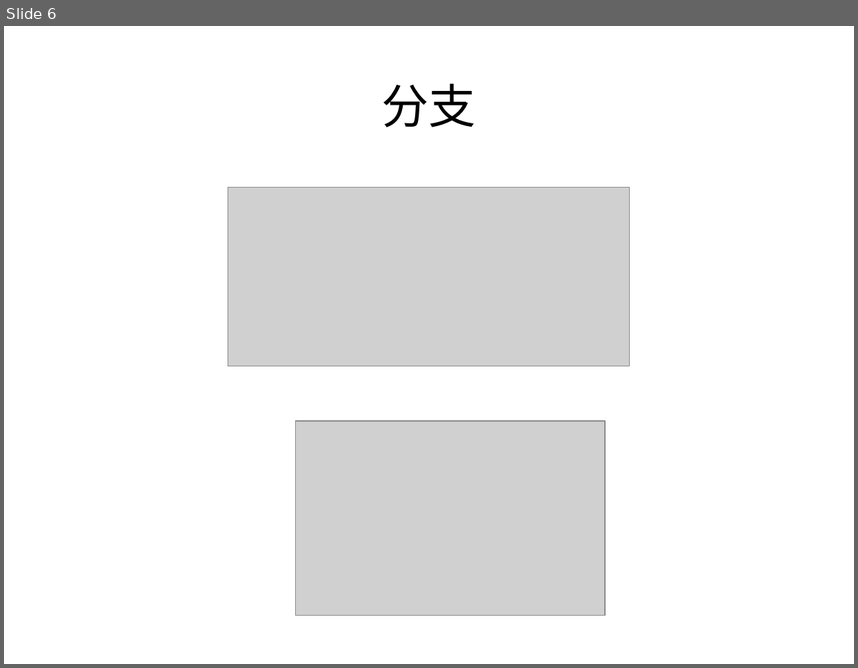
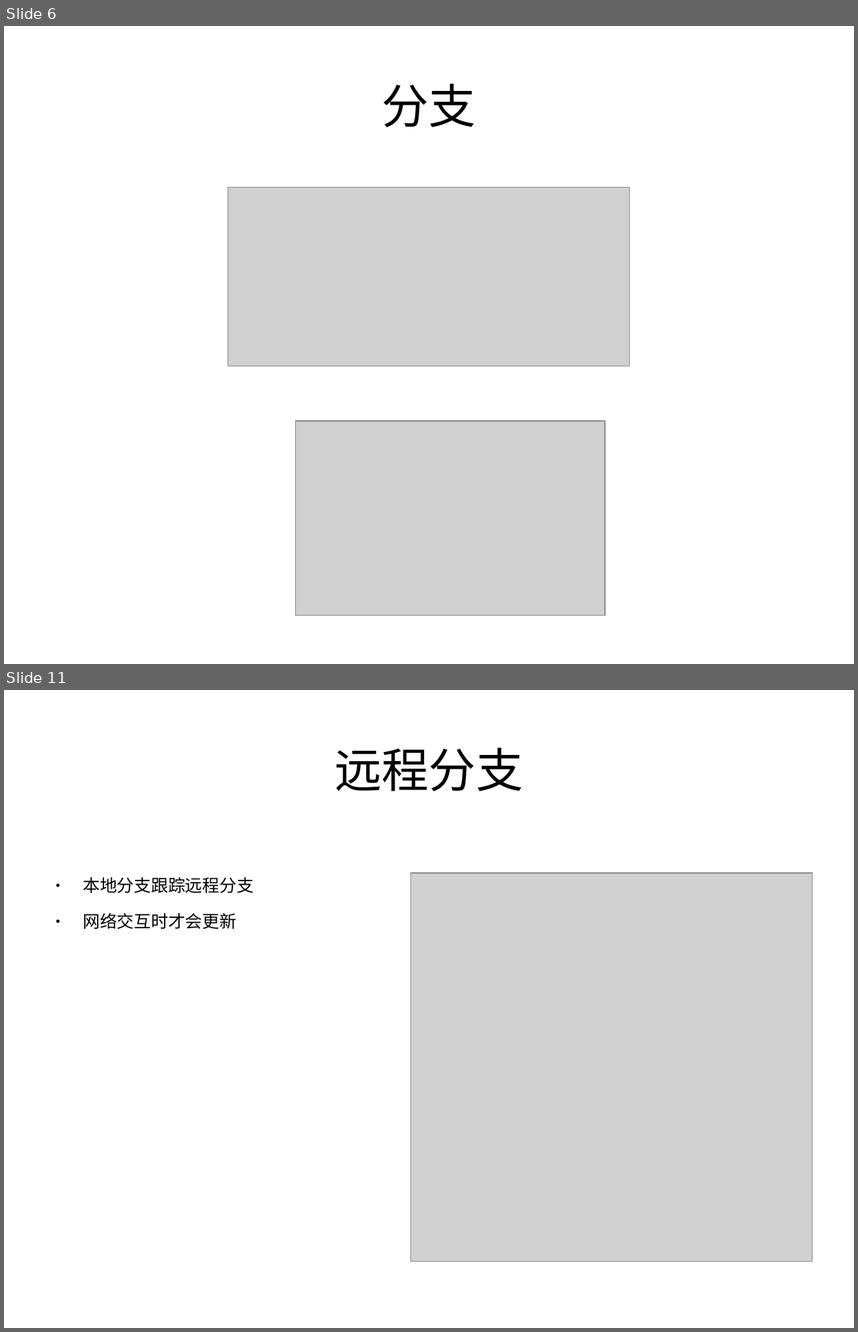
Before and after one commit to qintong91/RockerFmAndroid, a slide deck: git.odp. Shown one above the other, each under a label of ours: slide 6 before the commit, slides 6 and 11 after it; the slides between them are not shown. The pictures are 858x668 and 858x1332 pixels, drawn with LibreOffice and Linux fonts; fonts in the diff are those of the drawing; grey boxes stand for pictures. Boxes give left, top, right and bottom in pixels: in the first picture for what was removed or moved away, otherwise in the second. Text is boxed around its words. In the diff, an @@ line names an element or a change of style, - is before the commit and + after.

```diff
--- a/git.odp
+++ b/git.odp
@@ slide 11 added at box(4, 690, 854, 1328), background #FFFFFF @@
@@ title added at box(335, 747, 523, 791), 44 pt, text #000000 @@
+远程分支
@@ picture added at box(411, 873, 813, 1261) @@
@@ text added at box(83, 877, 253, 929), 16 pt, text #000000 @@
+● 本地分支跟踪远程分支
+● 网络交互时才会更新
```
Also in this commit, not shown: 7 slides changed, 8 other slides added, 3 slides removed, 5 other files.
